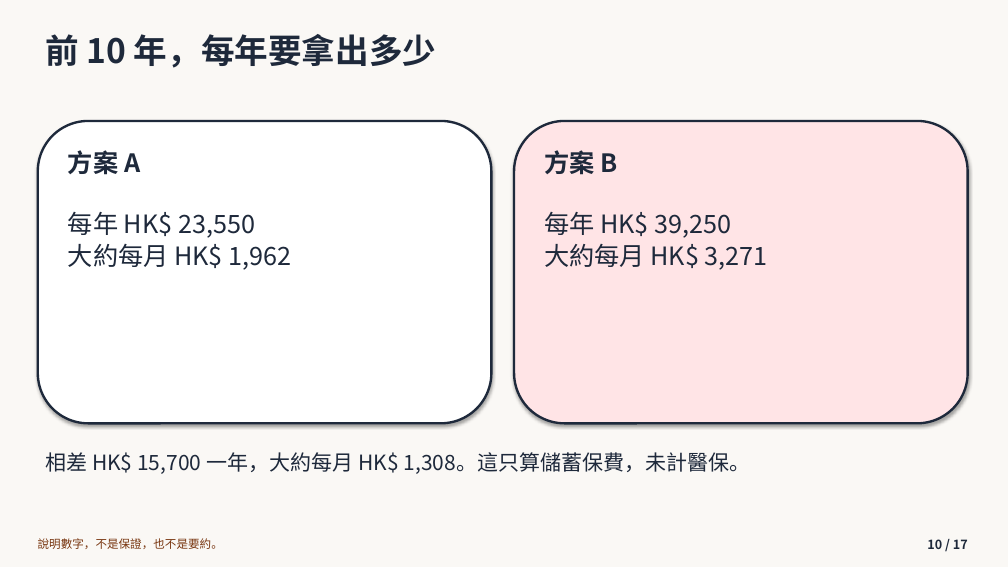
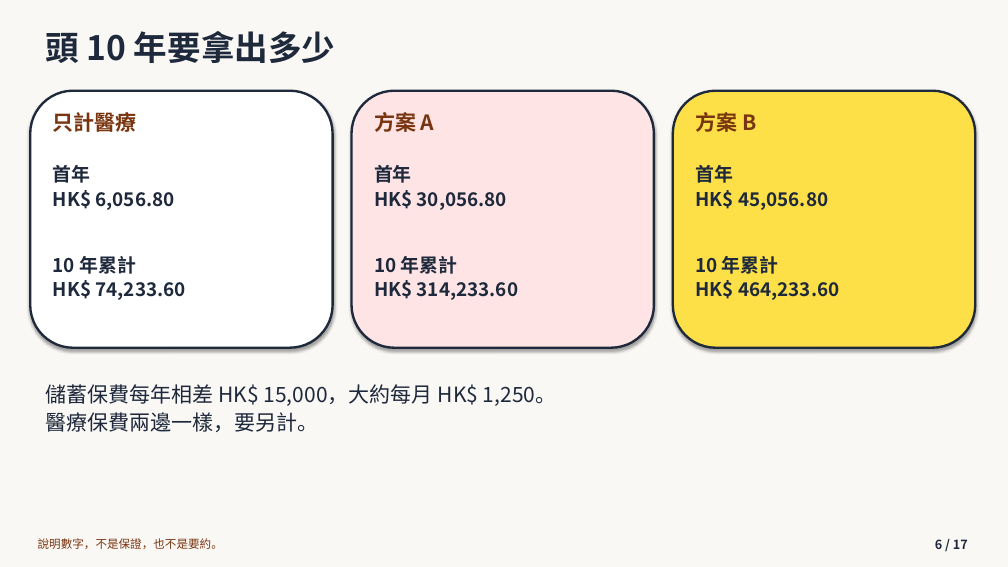
Before and after one commit to tomchan212/AIA-AS, a slide deck: slide 6 of apps/blueprint/public/mandy.pptx (slide 10 before the commit). Drawn at 1008x567 pixels with LibreOffice and Linux fonts; fonts in the diff are those of the drawing. Boxes give left, top, right and bottom in pixels: in the first picture for what was removed or moved away, otherwise in the second. Text is boxed around its words. In the diff, an @@ line names an element or a change of style, - is before the commit and + after.

```diff
--- a/apps/blueprint/public/mandy.pptx
+++ b/apps/blueprint/public/mandy.pptx
@@ text at (x1=45, y1=31, x2=336, y2=63): text changed @@
-前 10 年，每年要拿出多少
+頭 10 年要拿出多少
@@ rounded rectangle resized from (x1=38, y1=121, x2=492, y2=423) to (x1=30, y1=91, x2=333, y2=348) @@
@@ text added at (x1=53, y1=112, x2=137, y2=132), 20 pt, text #78350F, bold @@
+只計醫療
@@ rounded rectangle resized from (x1=514, y1=121, x2=968, y2=423) to (x1=352, y1=91, x2=654, y2=348) @@
@@ text "方案 A" at (x1=374, y1=112, x2=434, y2=132): size 24 to 20 pt, text colour #1E293B to #78350F @@
@@ text "方案 A" moved from (x1=68, y1=150, x2=140, y2=175) to (x1=374, y1=112, x2=434, y2=132) @@
@@ rounded rectangle added at (x1=673, y1=91, x2=975, y2=348), fill #FDE047, outline #1E293B 2.25 pt @@
@@ text "方案 B" moved from (x1=544, y1=150, x2=617, y2=175) to (x1=695, y1=112, x2=756, y2=132) @@
@@ text "方案 B" at (x1=695, y1=112, x2=756, y2=132): size 24 to 20 pt, text colour #1E293B to #78350F @@
@@ text added at (x1=53, y1=165, x2=174, y2=210), 18 pt, text #1E293B, bold @@
+首年
+HK$ 6,056.80
@@ text added at (x1=374, y1=165, x2=507, y2=210), 18 pt, text #1E293B, bold @@
+首年
+HK$ 30,056.80
@@ text added at (x1=695, y1=165, x2=828, y2=210), 18 pt, text #1E293B, bold @@
+首年
+HK$ 45,056.80
@@ text removed at (x1=68, y1=212, x2=292, y2=270) @@
-每年 HK$ 23,550
-大約每月 HK$ 1,962
@@ text removed at (x1=544, y1=212, x2=768, y2=270) @@
-每年 HK$ 39,250
-大約每月 HK$ 3,271
@@ text added at (x1=53, y1=256, x2=185, y2=300), 18 pt, text #1E293B, bold @@
+10 年累計
+HK$ 74,233.60
@@ text added at (x1=374, y1=256, x2=518, y2=300), 18 pt, text #1E293B, bold @@
+10 年累計
+HK$ 314,233.60
@@ text added at (x1=695, y1=256, x2=839, y2=300), 18 pt, text #1E293B, bold @@
+10 年累計
+HK$ 464,233.60
@@ text at (x1=45, y1=384, x2=557, y2=432): text changed @@
-相差 HK$ 15,700 一年，大約每月 HK$ 1,308。這只算儲蓄保費，未計醫保。
+儲蓄保費每年相差 HK$ 15,000，大約每月 HK$ 1,250。
+醫療保費兩邊一樣，要另計。
@@ text at (x1=935, y1=539, x2=968, y2=549): text changed @@
-10 / 17
+6 / 17
```
Also in this commit, not shown: 13 other slides changed, 7 slides added, 7 slides removed, 10 other files.
